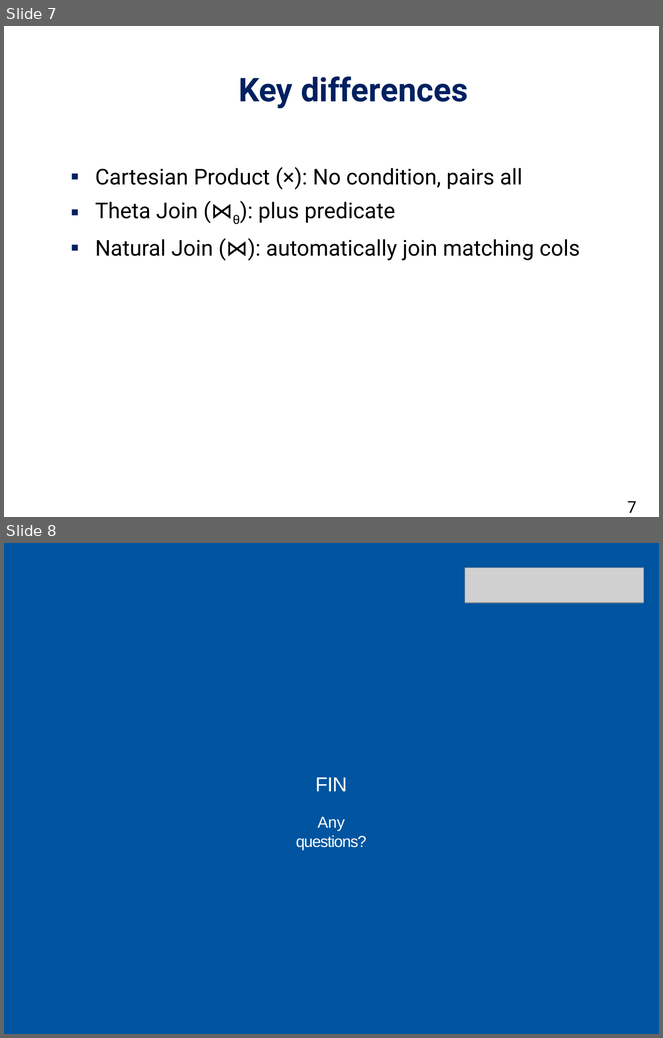
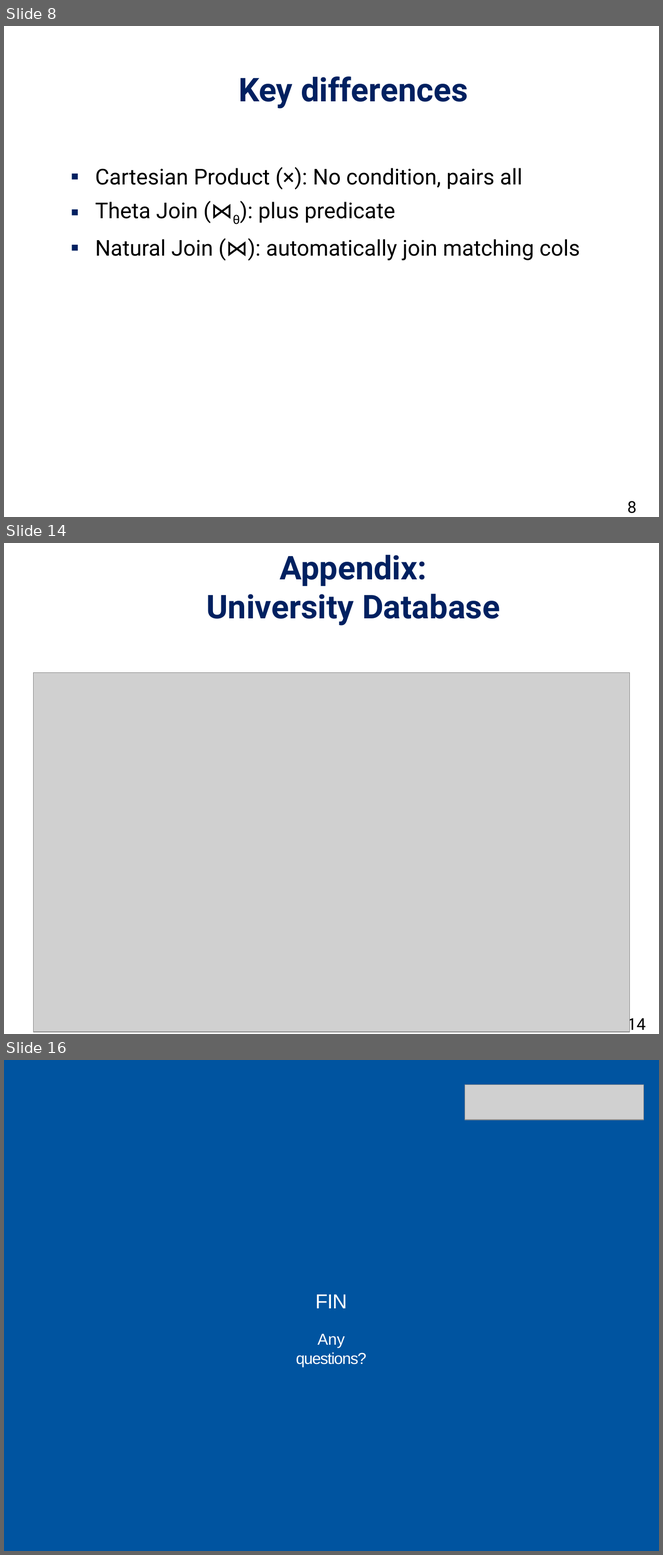
Before and after one commit to daichou03/DBS-slide-tut-25, a slide deck: Week 1/week_1.pptx. Shown one above the other, each under a label of ours: slides 7 and 8 before the commit, slides 8, 14 and 16 after it; the slides between them are not shown. The pictures are 663x1038 and 663x1555 pixels, drawn with LibreOffice and Linux fonts; fonts in the diff are those of the drawing; grey boxes stand for pictures; background and template pictures are left out. Boxes give left, top, right and bottom in pixels: in the first picture for what was removed or moved away, otherwise in the second. Text is boxed around its words. In the diff, an @@ line names an element or a change of style, - is before the commit and + after.

```diff
--- a/Week 1/week_1.pptx
+++ b/Week 1/week_1.pptx
@@ slide 14 added at box(4, 543, 659, 1034), background #FFFFFF @@
@@ title added at box(206, 554, 500, 626), 36 pt, text #002060, bold @@
+Appendix:
+University Database
@@ picture added at box(34, 672, 631, 1032) @@
@@ page number added at box(627, 1015, 646, 1033), 18 pt, text #000000 @@
+14
@@ what was slide 7 is now slide 8 @@
@@ page number at box(627, 501, 637, 514): text changed @@
-7
+8
@@ what was slide 8 is now slide 16 @@
```
Also in this commit, not shown: 7 other slides added, 2 other files.
